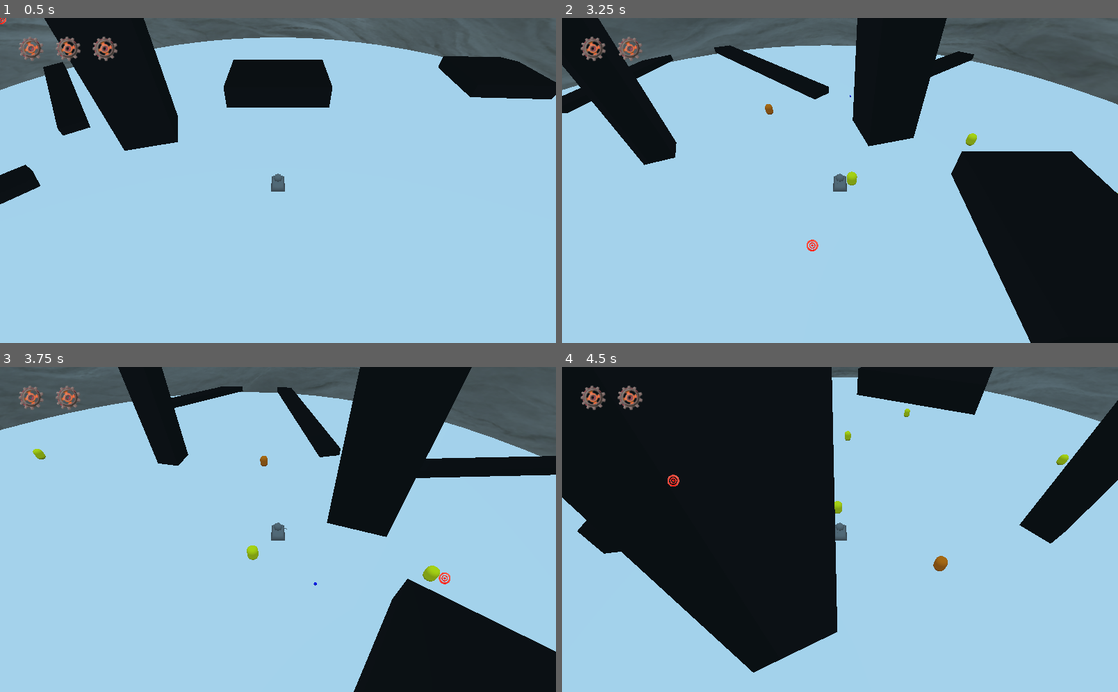
Above: before the commit, frames 1-4 (two rows, left to right).
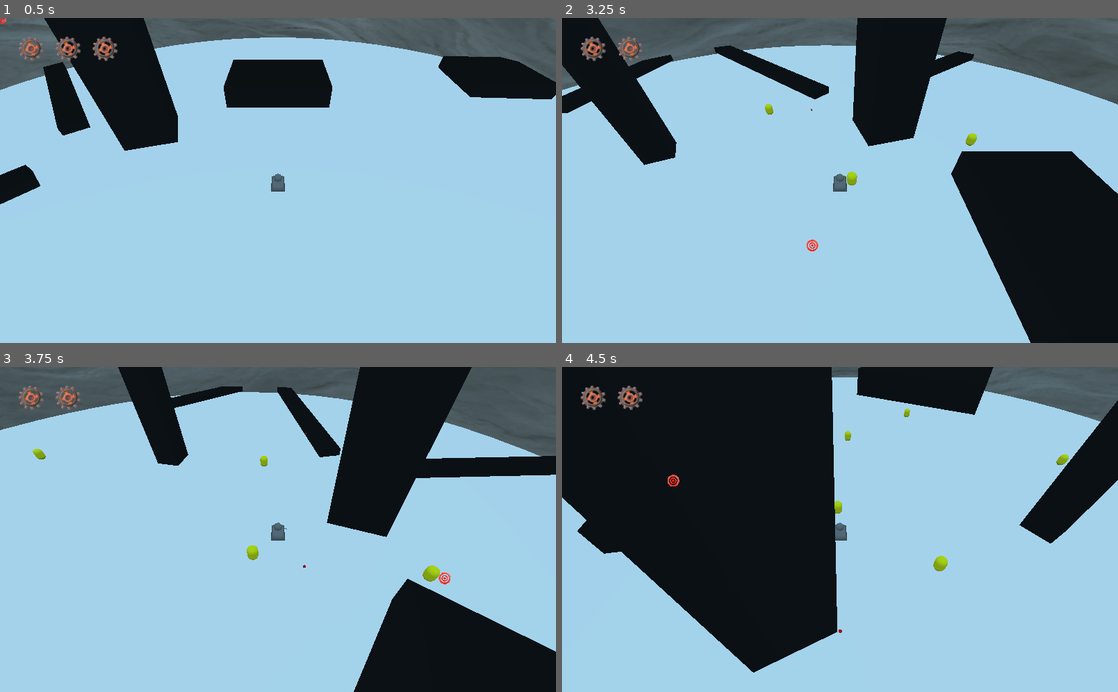
Above: after the commit, the same moments.

Repository: BrokenHourGlass/GD_Tanks
Game: Godot game, scene res://test_level.tscn
Same seed, same stepped clock (60 frames per second), same inputs: the game is played once before the commit and once after it. The project has no main scene, so this scene is started directly.
Inputs (mouse positions are in pixels of both pictures, inside the frame that each line leads up to):
- Up to frame 1 (0.5 s): no input
- Up to frame 2 (3.25 s): move the mouse to (962, 164) at 0.52 s; press the mouse at (962, 164) at 0.53 s; hold D (move_right) 0.53-1.28 s; move the mouse to (728, 196) at 1.27 s; release the mouse at (728, 196) at 1.28 s; hold S (move_backward) 1.28-2.03 s; click (728, 196) at 1.35 s; move the mouse to (895, 109) at 2.02 s; press the mouse at (895, 109) at 2.03 s; hold D (move_right) 2.03-2.78 s; move the mouse to (812, 245) at 2.77 s; release the mouse at (812, 245) at 2.78 s; hold W (move_forward) from 2.78 s (still down); click (812, 245) at 2.85 s
- Up to frame 3 (3.75 s): move the mouse to (444, 578) at 3.52 s; release W (move_forward) at 3.53 s; press the mouse at (444, 578) at 3.53 s; hold A (move_left) from 3.53 s (still down)
- Up to frame 4 (4.5 s): keep holding A (move_left); move the mouse to (673, 480) at 4.27 s; release the mouse at (673, 480) at 4.28 s; click (673, 480) at 4.35 s

Frame 1 is identical in both runs. In frame 2, less than 0.1% of the frame differs, in the area x 36-52%, y 23-30%; in frame 3, less than 0.1%; in frame 4, 0.1%, in the area x 49-70%, y 58-82%.

Commit message:
added the following features: -added new bullet types -created function to spawn power ups in the field -export spawn chance variable and gave those to the game manager and relieved spawner of that data

Diff:
--- a/Scenes/Bullet_types/Machine_bullet.tscn
+++ b/Scenes/Bullet_types/Machine_bullet.tscn
@@ -5,7 +5,7 @@
 [sub_resource type="SphereMesh" id=1]
 
 [sub_resource type="SpatialMaterial" id=2]
-albedo_color = Color( 0, 0.109804, 1, 1 )
+albedo_color = Color( 0.0313726, 1, 0, 1 )
 
 [sub_resource type="SphereShape" id=3]
 
--- a/Scenes/Bullet_types/richochet_bullet.tscn
+++ b/Scenes/Bullet_types/richochet_bullet.tscn
@@ -5,7 +5,7 @@
 [sub_resource type="SphereMesh" id=1]
 
 [sub_resource type="SpatialMaterial" id=2]
-albedo_color = Color( 0, 0.109804, 1, 1 )
+albedo_color = Color( 1, 0, 0, 1 )
 
 [sub_resource type="SphereShape" id=3]
 
--- /dev/null
+++ b/Scenes/power-up.tscn
@@ -0,0 +1,22 @@
+[gd_scene load_steps=6 format=2]
+
+[ext_resource path="res://Scripts/power-up-script.gd" type="Script" id=1]
+[ext_resource path="res://Scenes/Bullet_types/richochet_bullet.tscn" type="PackedScene" id=2]
+[ext_resource path="res://Scenes/Bullet_types/Machine_bullet.tscn" type="PackedScene" id=3]
+
+[sub_resource type="CubeMesh" id=1]
+
+[sub_resource type="BoxShape" id=2]
+
+[node name="power-up" type="Spatial"]
+script = ExtResource( 1 )
+bullet_scenes = [ ExtResource( 3 ), ExtResource( 2 ) ]
+colors = [ Color( 0, 1, 0.0862745, 1 ), Color( 1, 0, 0, 1 ) ]
+
+[node name="MeshInstance" type="MeshInstance" parent="."]
+mesh = SubResource( 1 )
+
+[node name="Area" type="Area" parent="."]
+
+[node name="CollisionShape" type="CollisionShape" parent="Area"]
+shape = SubResource( 2 )
--- a/Scripts/Game_Manager_script.gd
+++ b/Scripts/Game_Manager_script.gd
@@ -1,4 +1,7 @@
 extends Node
+
+export (int) var pop_increase_chance = 25
+export (int) var power_up_spawn_chance = 5
 
 onready var health_bar = $Control/HBoxContainer
 onready var player = get_node("../player tank")
@@ -13,6 +16,12 @@
 
 func get_rng():
 	return rng
+
+func get_pop_increase_chance():
+	return pop_increase_chance
+
+func get_power_up_spawn_chance():
+	return power_up_spawn_chance
 
 func initialize_health_bar(max_health: int) -> void:
 	#ensures health bar is empty before health bar is setup
--- /dev/null
+++ b/Scripts/power-up-script.gd
@@ -0,0 +1,30 @@
+extends Spatial
+
+export (Array, PackedScene) var bullet_scenes
+export (Array, Color) var colors
+
+var assigned_bullet_scene = null
+
+onready var mesh_instance = $MeshInstance
+onready var area = $Area
+
+func _ready():
+	assign_bullet_and_color()
+
+	area.connect("body_entered", self, "_on_area_body_entered")
+
+func assign_bullet_and_color():
+	var index = randi() % bullet_scenes.size()
+
+	assigned_bullet_scene = bullet_scenes[index]
+	mesh_instance.set_surface_material(0, make_colored_material(colors[index]))
+
+func make_colored_material(color):
+	var material = SpatialMaterial.new()
+	material.albedo_color = color
+	return material
+
+func _on_area_body_entered(body):
+	if body.is_in_group("player"):
+		body.change_bullet_type(assigned_bullet_scene)
+		queue_free()
--- a/Scripts/ptank.gd
+++ b/Scripts/ptank.gd
@@ -118,6 +118,8 @@
 func _on_Timer_timeout():
 	vulnerable = true
 
-
 func _on_fire_cool_down_timeout():
 	bullet_cool_down = !bullet_cool_down
+
+func change_bullet_type(new_bullet_scene):
+	bullet_scene = new_bullet_scene
--- a/Scripts/spawner_script.gd
+++ b/Scripts/spawner_script.gd
@@ -3,9 +3,13 @@
 onready var rng = get_parent().get_rng()
 
 export (PackedScene) var enemy_scene
+export (PackedScene) var power_up
 export (int) var max_population = 10
 export (Array) var spawn_boundaries
 export (float) var spawn_interval = 1.0
+
+var pop_increase_chance: int
+var power_up_spawn_chance: int
 
 var current_population = 0
 var timer
@@ -16,6 +20,9 @@
 	timer.connect("timeout", self, "_on_Timer_timeout")
 	add_child(timer)
 	timer.start()
+
+	pop_increase_chance = get_parent().get_pop_increase_chance()
+	power_up_spawn_chance = get_parent().get_power_up_spawn_chance()
 
 func _on_Timer_timeout():
 	if current_population < max_population:
@@ -71,9 +78,17 @@
 	current_population += 1
 	enemy.connect("tree_exiting", self, "_on_Enemy_tree_exiting")
 
+func spawn_power_up(spawn_location):
+	var power = power_up.instance()
+	get_parent().add_child(power)
+
+	power.global_transform.origin = spawn_location
 
 func _on_Enemy_tree_exiting():
 	current_population -= 1
 	var randint = rng.randi_range(0, 100)
-	if rng.randi_range(0, 100) < 10:
+	if randint < pop_increase_chance:
 		max_population += 1
+
+	if randint < power_up_spawn_chance:
+		spawn_power_up(choose_spawn_location())
--- a/test_level.tscn
+++ b/test_level.tscn
@@ -11,7 +11,8 @@
 [ext_resource path="res://Scripts/spawner_script.gd" type="Script" id=9]
 [ext_resource path="res://Scripts/Game_Manager_script.gd" type="Script" id=10]
 [ext_resource path="res://assets/textures/tornado_skin.png" type="Texture" id=11]
-[ext_resource path="res://Scenes/Bullet_types/Machine_bullet.tscn" type="PackedScene" id=12]
+[ext_resource path="res://Scenes/Bullet_types/richochet_bullet.tscn" type="PackedScene" id=12]
+[ext_resource path="res://Scenes/power-up.tscn" type="PackedScene" id=13]
 
 [sub_resource type="Shader" id=12]
 code = "shader_type spatial;
@@ -86,6 +87,7 @@
 [node name="spawner" type="Node" parent="Game_Manager"]
 script = ExtResource( 9 )
 enemy_scene = ExtResource( 8 )
+power_up = ExtResource( 13 )
 spawn_boundaries = [ Vector3( -100, 1, -100 ), Vector3( 100, 1, 100 ) ]
 
 [node name="Control" type="Control" parent="Game_Manager"]
@@ -232,7 +234,7 @@
 transform = Transform( 2.35485, 0, 19.9048, 0, 1, 0, -1.85868, 0, 25.2183, 70.7158, 1, 43.0198 )
 skeleton = NodePath("../../..")
 
-[node name="player tank" type="KinematicBody" parent="."]
+[node name="player tank" type="KinematicBody" parent="." groups=["player"]]
 transform = Transform( -1, 0, -8.74228e-08, 0, 1, 0, 8.74228e-08, 0, -1, 0, 0.601769, 0 )
 collision_mask = 6
 script = ExtResource( 2 )
Not shown: 1 places in test_level.tscn that only renumber resources
